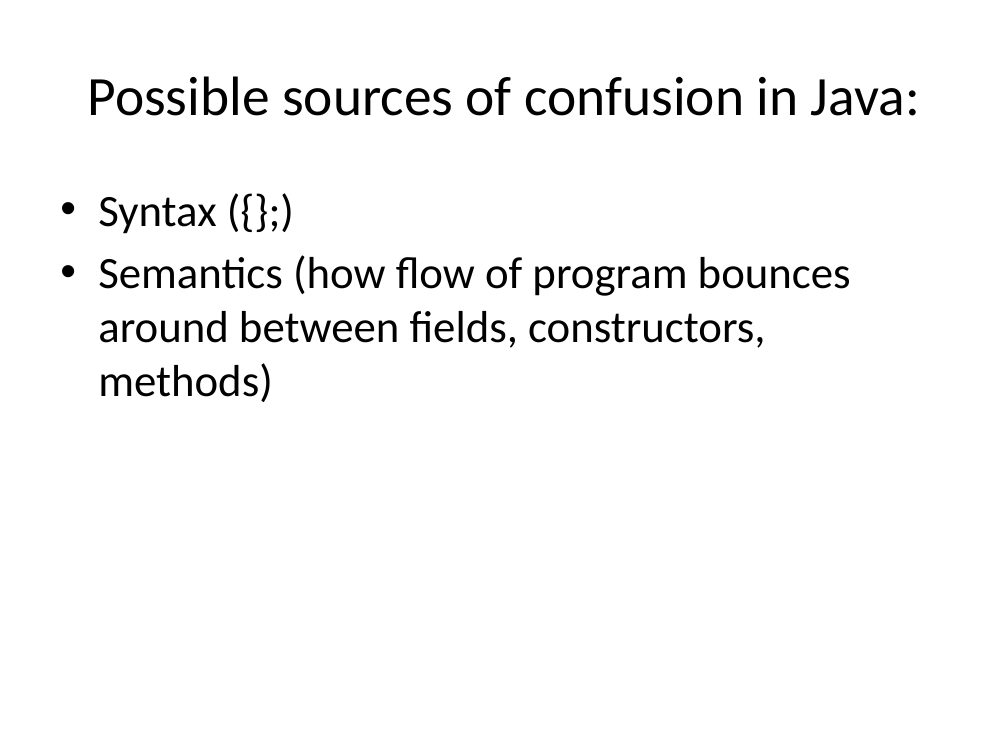
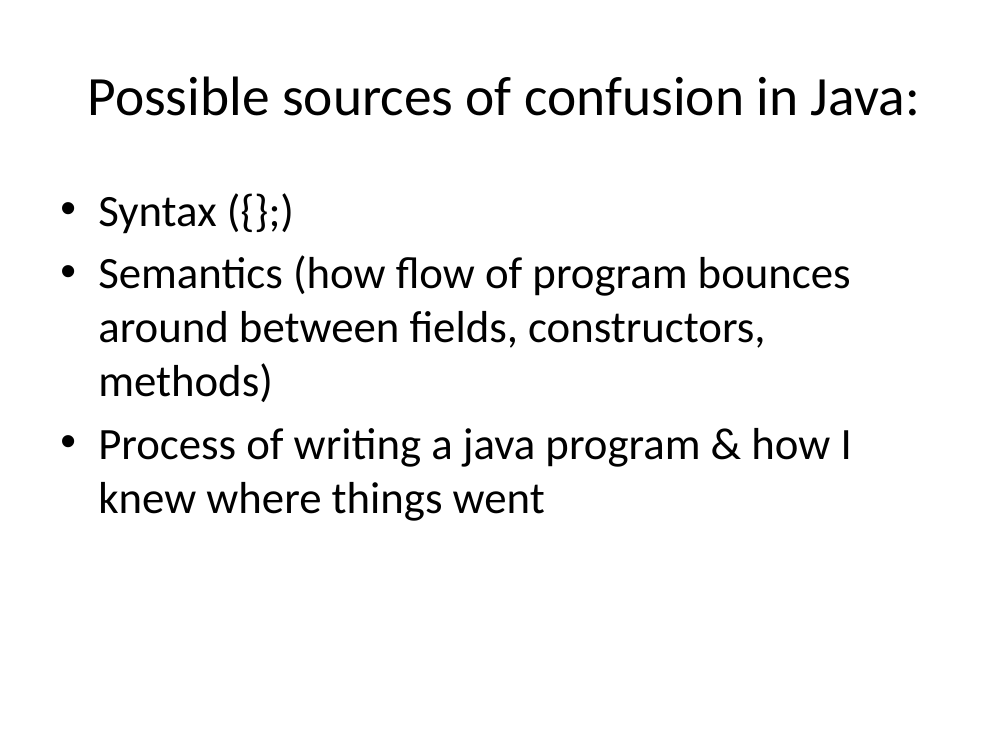
Before and after one commit to emhill/151-S15, a slide deck: slide 2 of src/morea/materials/04-UsingClasses.pptx. Drawn at 1008x756 pixels with LibreOffice and Linux fonts; fonts in the diff are those of the drawing. Boxes give left, top, right and bottom in pixels: in the first picture for what was removed or moved away, otherwise in the second. Text is boxed around its words. In the diff, an @@ line names an element or a change of style, - is before the commit and + after.

```diff
--- a/src/morea/materials/04-UsingClasses.pptx
+++ b/src/morea/materials/04-UsingClasses.pptx
@@ text at [98, 428, 852, 521]: paragraph added @@
+• Process of writing a java program & how I knew where things went
```
Also in this commit, not shown: 3 other slides changed, 6 other files.
